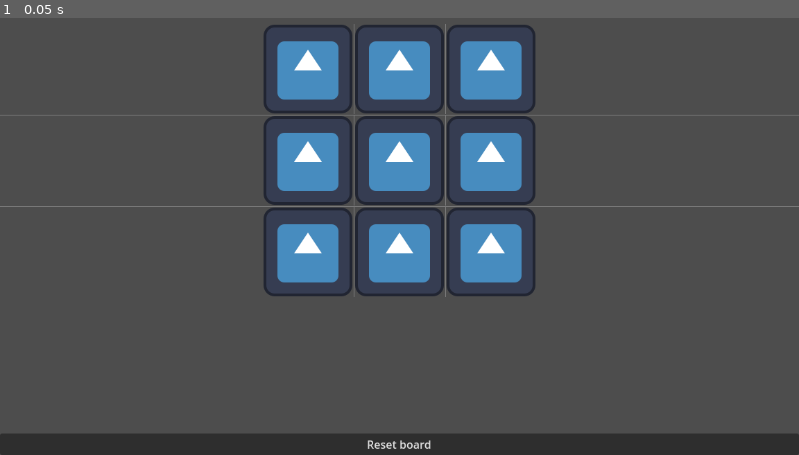
Above: before the commit, frame 1.
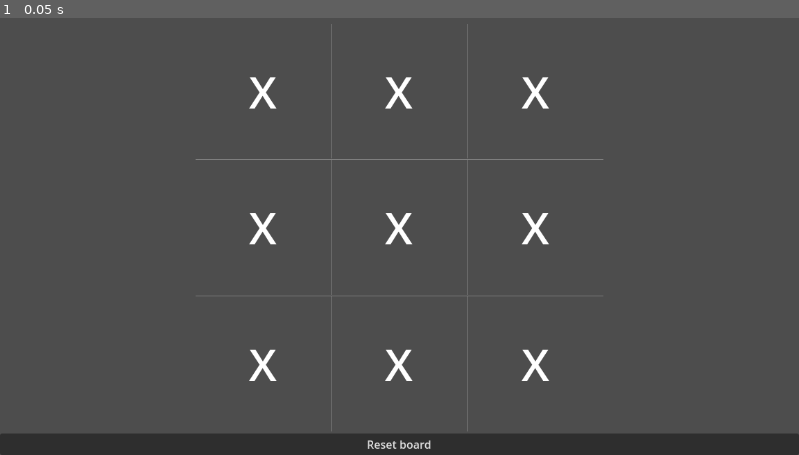
Above: after the commit, the same moment.

Repository: TheSecondReal0/caci-tictactoe
Game: Godot game, scene res://main/main.tscn
The game is run twice, just before and just after one commit, with the same random seed, the same clock (stepped at 60 frames per second) and the same inputs. Before the commit the project has no main scene; this scene is started directly in both runs. The engine's default icon, where the game draws it, is replaced by a stand-in: a white triangle on a blue panel in a dark square.
Inputs:
- Up to frame 1 (0.05 s): no input

The runs differ from the first frame. In frame 1, 13% of the frame differs, in the area x 0-100%, y 1-95%.

Commit message:
improved board scaling

Diff:
--- a/board/board.tscn
+++ b/board/board.tscn
@@ -5,6 +5,11 @@
 [ext_resource type="PackedScene" uid="uid://chtf8ljdjxsar" path="res://board/cell.tscn" id="3_4trgr"]
 
 [node name="board" type="VBoxContainer" node_paths=PackedStringArray("row_container")]
+anchors_preset = 15
+anchor_right = 1.0
+anchor_bottom = 1.0
+grow_horizontal = 2
+grow_vertical = 2
 theme_override_constants/separation = 0
 script = ExtResource("1_g23yb")
 row_container = NodePath(".")
--- /dev/null
+++ b/board/cell.gd
@@ -0,0 +1,6 @@
+extends TextureButton
+
+@export var label: Label
+
+func set_token(token: Variant) -> void:
+	label.text = str(token)
--- a/board/cell.tscn
+++ b/board/cell.tscn
@@ -1,8 +1,25 @@
-[gd_scene load_steps=2 format=3 uid="uid://chtf8ljdjxsar"]
+[gd_scene load_steps=3 format=3 uid="uid://chtf8ljdjxsar"]
 
-[ext_resource type="Texture2D" uid="uid://bnesuft5lgf2t" path="res://icon.svg" id="1_vtvlf"]
+[ext_resource type="Script" path="res://board/cell.gd" id="1_tmk6b"]
+
+[sub_resource type="LabelSettings" id="LabelSettings_ptuix"]
+font_size = 64
 
 [node name="cell" type="TextureButton"]
-custom_minimum_size = Vector2(100, 100)
-texture_normal = ExtResource("1_vtvlf")
+custom_minimum_size = Vector2(50, 50)
+size_flags_horizontal = 3
+size_flags_vertical = 3
 stretch_mode = 5
+script = ExtResource("1_tmk6b")
+
+[node name="Label" type="Label" parent="."]
+layout_mode = 1
+anchors_preset = 15
+anchor_right = 1.0
+anchor_bottom = 1.0
+grow_horizontal = 2
+grow_vertical = 2
+text = "X"
+label_settings = SubResource("LabelSettings_ptuix")
+horizontal_alignment = 1
+vertical_alignment = 1
--- a/board/row.tscn
+++ b/board/row.tscn
@@ -1,6 +1,6 @@
 [gd_scene format=3 uid="uid://culg3bjtdkqby"]
 
 [node name="row" type="HBoxContainer"]
-size_flags_horizontal = 4
+size_flags_vertical = 3
 theme_override_constants/separation = 0
 alignment = 1
--- a/main/main.tscn
+++ b/main/main.tscn
@@ -21,7 +21,11 @@
 [node name="Label" type="Label" parent="VBoxContainer"]
 layout_mode = 2
 
-[node name="board" parent="VBoxContainer" instance=ExtResource("1_lw30f")]
+[node name="AspectRatioContainer" type="AspectRatioContainer" parent="VBoxContainer"]
+layout_mode = 2
+size_flags_vertical = 3
+
+[node name="board" parent="VBoxContainer/AspectRatioContainer" instance=ExtResource("1_lw30f")]
 layout_mode = 2
 size_flags_vertical = 3
 
--- a/project.godot
+++ b/project.godot
@@ -11,6 +11,7 @@
 [application]
 
 config/name="caci-tictactoe"
+run/main_scene="res://main/main.tscn"
 config/features=PackedStringArray("4.1", "GL Compatibility")
 config/icon="res://icon.svg"
 
